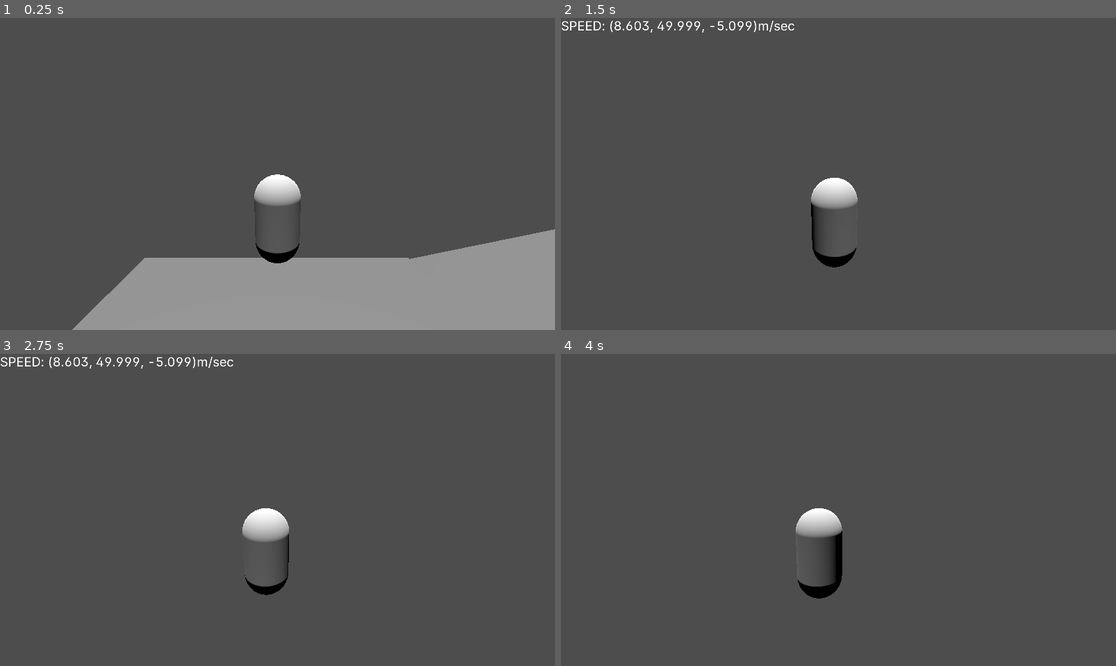
Above: before the commit, frames 1-4 (two rows, left to right).
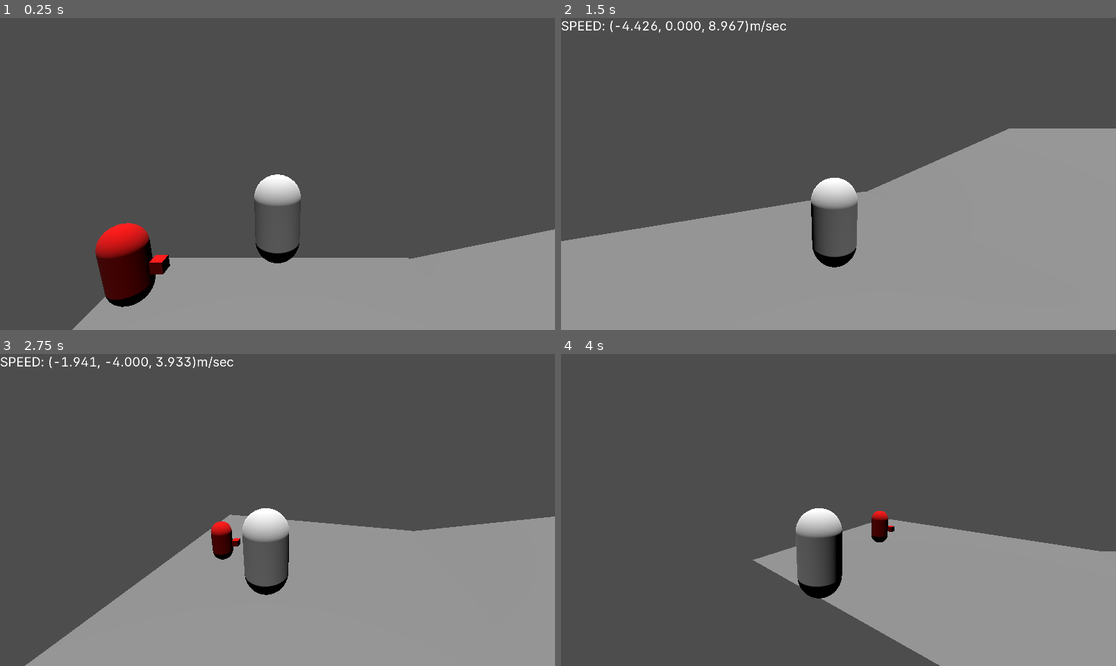
Above: after the commit, the same moments.

Repository: xmamalou/firefly
Game: Godot game, scene res://levels/test_level.tscn
The game is run twice, just before and just after one commit, with the same random seed, the same clock (stepped at 60 frames per second) and the same inputs. The project has no main scene, so this scene is started directly.
Inputs (mouse positions are in pixels of both pictures, inside the frame that each line leads up to):
- Up to frame 1 (0.25 s): no input
- Up to frame 2 (1.5 s): tap Enter at 0.5 s; move the mouse to (866, 174) at 0.52 s; hold D (move_right) 0.53-1.28 s; tap W (move_front) at 0.6 s; tap Space (jump) at 0.77 s; move the mouse to (810, 174) at 1.27 s; hold S (move_back) from 1.28 s (still down); tap Tab (toggle_panel) at 1.35 s
- Up to frame 3 (2.75 s): tap Space (jump) at 1.52 s; move the mouse to (288, 503) at 2.02 s; release S (move_back) at 2.03 s; hold D (move_right) from 2.03 s (still down); tap W (move_front) at 2.1 s
- Up to frame 4 (4 s): move the mouse to (832, 516) at 2.77 s; tap Tab (toggle_panel) at 2.85 s; tap Space (jump) at 3.02, 3.77 s; move the mouse to (877, 513) at 3.52 s; release D (move_right) at 3.53 s; hold A (move_left) from 3.53 s (still down); tap W (move_front) at 3.6 s

The runs differ from the first frame. In frame 1, 2.4% of the frame differs, in the area x 17-31%, y 65-93%; in frame 2, 45%, in the area x 0-100%, y 0-100%; in frame 3, 34%; in frame 4, 20%.
Error before the commit: Invalid access to property or key 'bounce' on a base object of type 'Nil'. (res://scripts/objects/placeholder_ground.gd:25)

Commit message:
Added enemy to test level

Diff:
--- a/levels/test_level.tscn
+++ b/levels/test_level.tscn
@@ -1,7 +1,9 @@
-[gd_scene load_steps=4 format=3 uid="uid://cwfhib3b8u73w"]
+[gd_scene load_steps=6 format=3 uid="uid://cwfhib3b8u73w"]
 
 [ext_resource type="PackedScene" uid="uid://d20unmxyabe36" path="res://objects/player.tscn" id="1_pgrrm"]
 [ext_resource type="PackedScene" uid="uid://dsl2t05a20ryb" path="res://objects/placeholder_ground.tscn" id="2_v02on"]
+[ext_resource type="PackedScene" uid="uid://diltk03pcd06o" path="res://objects/enemy.tscn" id="3_06pjo"]
+[ext_resource type="Resource" uid="uid://b2capju00aybp" path="res://resources/placeholder_ground_settings.tres" id="3_j0qbm"]
 
 [sub_resource type="WorldBoundaryShape3D" id="WorldBoundaryShape3D_x0u1b"]
 
@@ -17,12 +19,15 @@
 
 [node name="ground" parent="." instance=ExtResource("2_v02on")]
 transform = Transform3D(1, 6.98132e-05, 0, -6.98132e-05, 1, 0, 0, 0, 1, -0.0599544, 0, 1.77768)
+ground_settings = ExtResource("3_j0qbm")
 
 [node name="ground3" parent="." instance=ExtResource("2_v02on")]
 transform = Transform3D(0.972108, -0.234531, 0, 0.234531, 0.972108, 0, 0, 0, 1, 13.1473, 1.57115, 1.86759)
+ground_settings = ExtResource("3_j0qbm")
 
 [node name="ground2" parent="." instance=ExtResource("2_v02on")]
 transform = Transform3D(1, 0, 0, 0, 1, 0, 0, 0, 1, 0, -13.3929, 7.71667)
+ground_settings = ExtResource("3_j0qbm")
 
 [node name="kill_plane" type="StaticBody3D" parent="." groups=["kill"]]
 transform = Transform3D(1, 0, 0, 0, 1, 0, 0, 0, 1, 0, -20.7299, 0)
@@ -33,3 +38,7 @@
 
 [node name="spawn_point" type="Node3D" parent="."]
 transform = Transform3D(0.99994, -0.0109255, 0, 0.0109255, 0.99994, 0, 0, 0, 1, 0, 4.81825, 0)
+
+[node name="enemy" parent="." instance=ExtResource("3_06pjo")]
+transform = Transform3D(1, 0, 0, 0, 1, 0, 0, 0, 1, -3.54647, 3.63305, -0.0448617)
+ground_speed = 1.0
--- a/project.godot
+++ b/project.godot
@@ -54,6 +54,7 @@
 
 ground="Specifies the collision object is a ground"
 kill="Instantly kills player if collided with"
+enemy=""
 
 [importer_defaults]
 
@@ -128,6 +129,12 @@
 
 locale/translations=PackedStringArray("res://localization/strings.el.translation", "res://localization/strings.en.translation")
 
+[layer_names]
+
+3d_physics/layer_1="wall"
+3d_physics/layer_2="enemy"
+3d_physics/layer_3="player"
+
 [physics]
 
 2d/run_on_separate_thread=true
